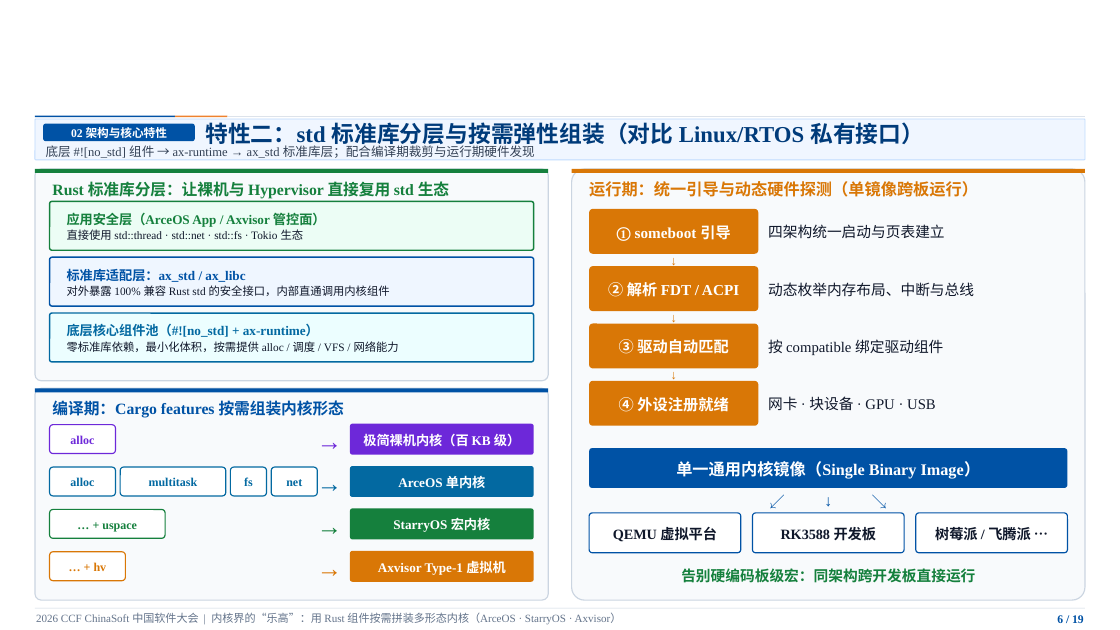
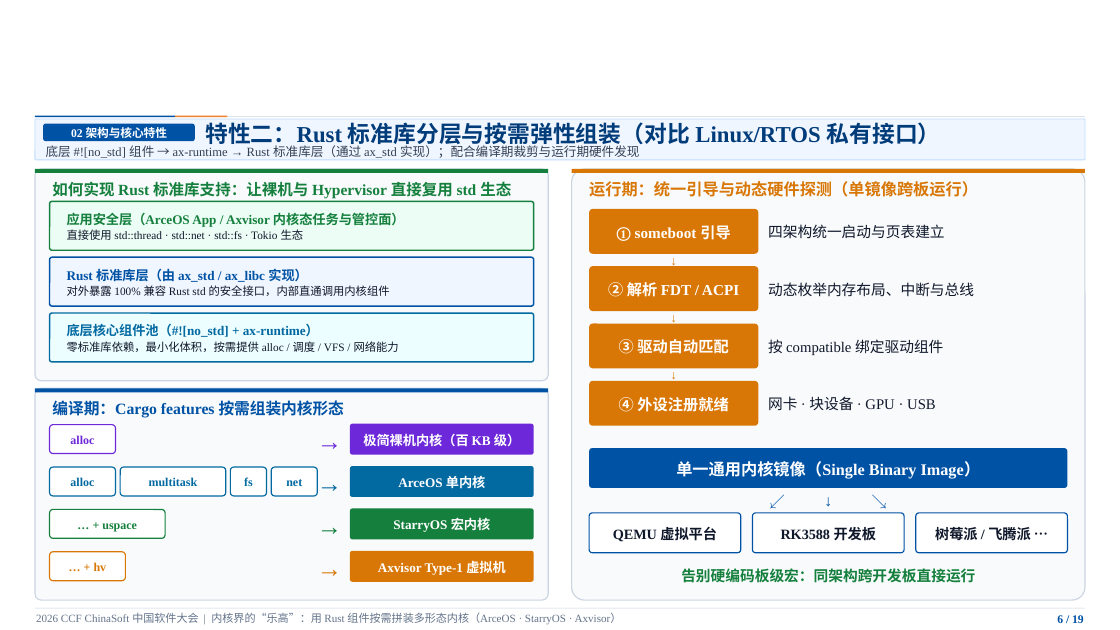
Before and after one commit to ZR233/tgoskits, a slide deck: slide 6 of TGOSKits_Presentation_v2.pptx. Drawn at 1120x630 pixels with LibreOffice and Linux fonts; fonts in the diff are those of the drawing; background and template pictures are left out. Boxes give left, top, right and bottom in pixels: in the first picture for what was removed or moved away, otherwise in the second. Text is boxed around its words. In the diff, an @@ line names an element or a change of style, - is before the commit and + after.

Commit message:
docs(ppt): use Rust standard library wording and keep ax_std only in slide 6 implementation

```diff
--- a/TGOSKits_Presentation_v2.pptx
+++ b/TGOSKits_Presentation_v2.pptx
@@ text at box(46, 143, 639, 158): text changed @@
-底层 #![no_std] 组件 → ax-runtime → ax_std 标准库层；配合编译期裁剪与运行期硬件发现
+底层 #![no_std] 组件 → ax-runtime → Rust 标准库层（通过 ax_std 实现）；配合编译期裁剪与运行期硬件发现
@@ text at box(205, 122, 941, 148): text changed @@
-特性二：std 标准库分层与按需弹性组装（对比 Linux/RTOS 私有接口）
+特性二：Rust 标准库分层与按需弹性组装（对比 Linux/RTOS 私有接口）
@@ text at box(52, 181, 511, 199): text changed; size 13.5 to 13.3 pt @@
-Rust 标准库分层：让裸机与 Hypervisor 直接复用 std 生态
+如何实现 Rust 标准库支持：让裸机与 Hypervisor 直接复用 std 生态
@@ text at box(67, 212, 405, 227): text changed @@
-应用安全层（ArceOS App / Axvisor 管控面）
+应用安全层（ArceOS App / Axvisor 内核态任务与管控面）
@@ text at box(67, 268, 308, 282): text changed @@
-标准库适配层：ax_std / ax_libc
+Rust 标准库层（由 ax_std / ax_libc 实现）
```
Also in this commit, not shown: 5 other slides changed.
